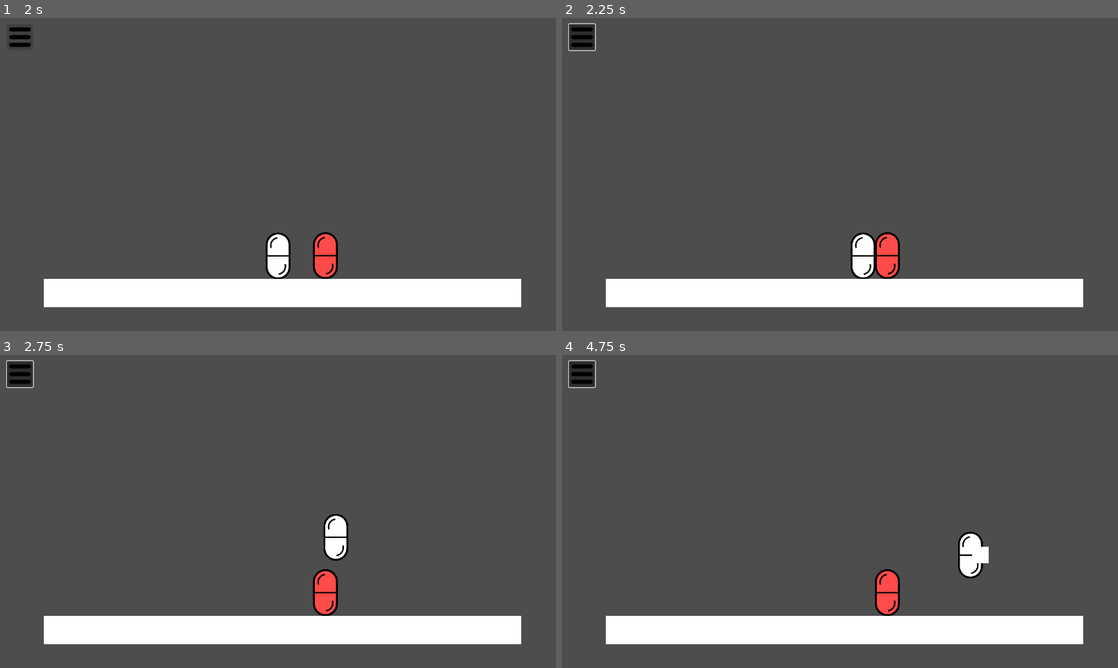
Above: before the commit, frames 1-4 (two rows, left to right).
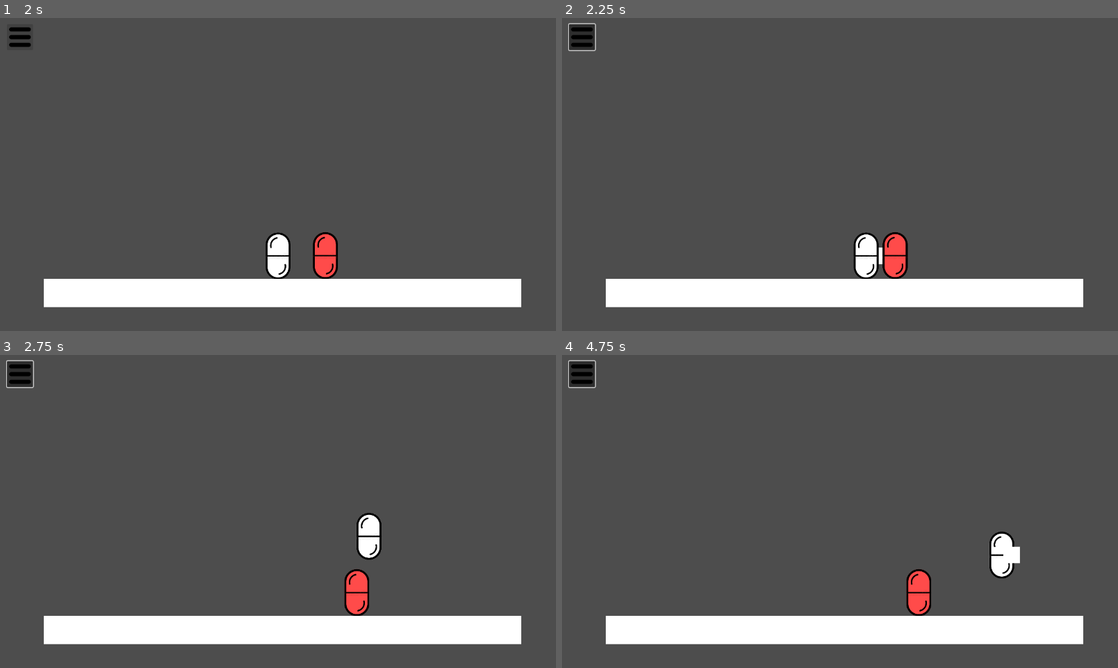
Above: after the commit, the same moments.

Repository: Rivmo/Super-Smash-Guys
Game: Godot game, scene res://scenes/main_menu_screen.tscn
Two runs of this game, one before a commit and one after it. Both use one fixed random seed, a clock stepped at 60 frames per second and the inputs below.
Inputs (mouse positions are in pixels of both pictures, inside the frame that each line leads up to):
- Up to frame 1 (2 s): click "Practice" at 0.5 s; click (22, 36) at 1.25 s
- Up to frame 2 (2.25 s): tap Enter at 2 s; move the mouse to (962, 158) at 2.02 s; hold Right (Right) from 2.03 s (still down); tap O (Attack) at 2.1 s; click (962, 158) at 2.17 s
- Up to frame 3 (2.75 s): keep holding Right (Right); tap Up (Jump) at 2.27 s
- Up to frame 4 (4.75 s): move the mouse to (728, 527) at 2.77 s; tap Alt at 2.85 s; tap Up (Jump) at 3.02, 4.52 s; move the mouse to (895, 442) at 3.52 s; release Right (Right) at 3.53 s; hold Left (Left) 3.53-4.28 s; tap Shift at 3.6 s; move the mouse to (812, 574) at 4.27 s; hold Right (Right) from 4.28 s (still down); tap O (Attack) at 4.35 s; click (812, 574) at 4.42 s

Frame 1 is identical in both runs. In frame 2, 0.8% of the frame differs, in the area x 51-63%, y 68-84%; in frame 3, 2.4%; in frame 4, 2.5%, in the area x 56-83%, y 56-84%.

Commit message:
Impulse on attack

Diff:
--- a/scenes/Dummy.tscn
+++ b/scenes/Dummy.tscn
@@ -8,6 +8,7 @@
 height = 108.0
 
 [node name="Dummy" type="RigidBody2D" unique_id=1693198927]
+lock_rotation = true
 script = ExtResource("1_2hh5m")
 
 [node name="Sprite2D" type="Sprite2D" parent="." unique_id=2144059555]
--- a/scripts/attack_default.gd
+++ b/scripts/attack_default.gd
@@ -25,3 +25,4 @@
 func _on_area_2d_body_entered(body: Node2D) -> void:
 	if body.name == "Dummy":
 		print("hit dummy")
+		body.apply_impulse(Vector2(dir*400,10))
--- a/scripts/player_character.gd
+++ b/scripts/player_character.gd
@@ -4,7 +4,7 @@
 @export var knockback = 0
 @export var extra_jumps = 1
 #time between punch attack in seconds
-@export var attack_delay = 2
+@export var attack_delay = 1
 
 signal Attack(pos, dir)
 
